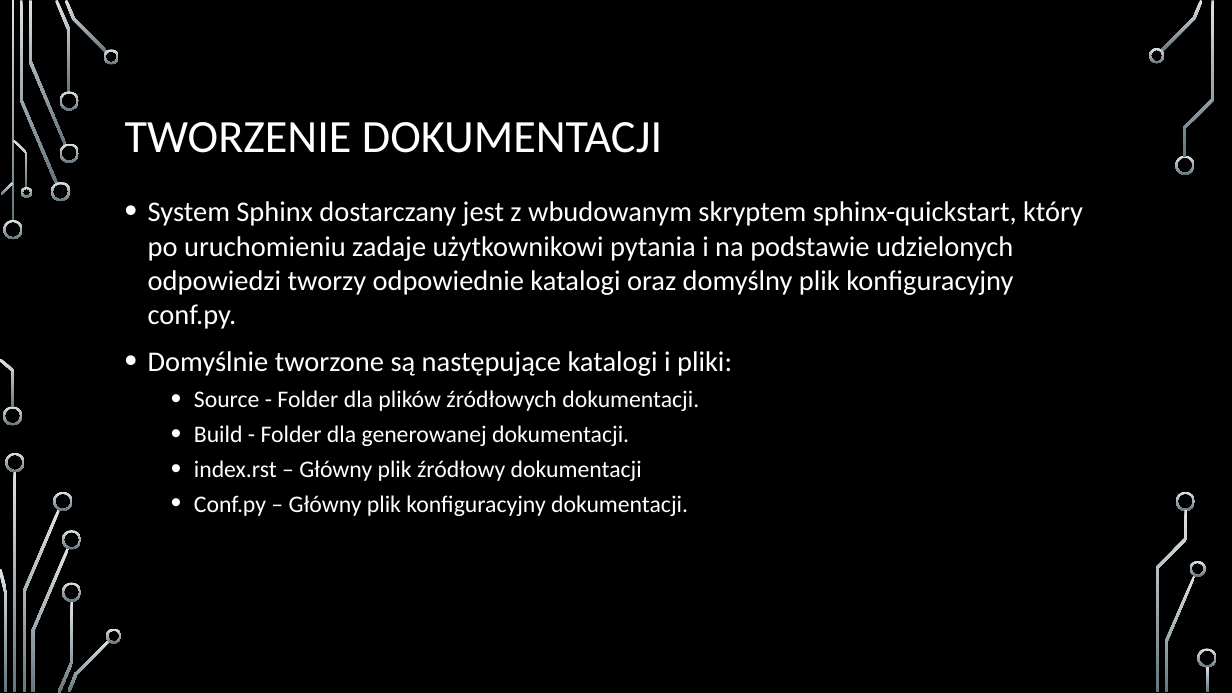
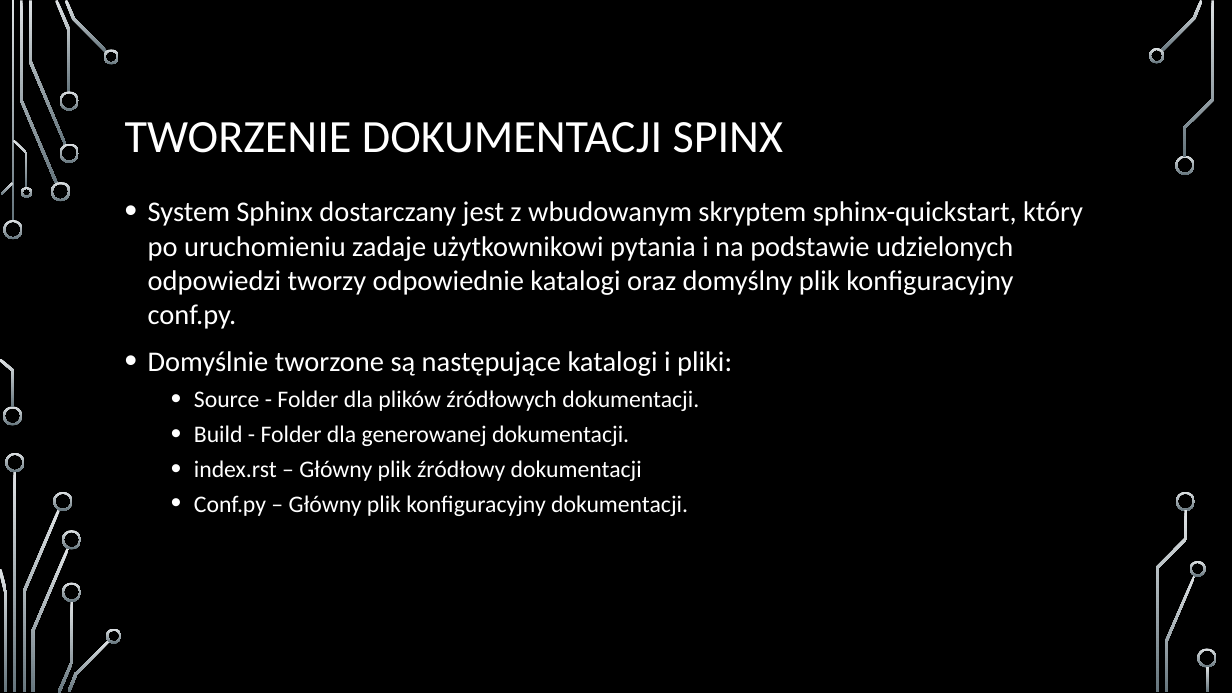
Before and after one commit to arcziko9/ZarzadzanieSystemamiInformatycznymiPOLSL, a slide deck: slide 14 of Projekt3/Adam_Kierat_Arkadiusz_Kałuża_Modul3_prezentacja.pptx. Drawn at 1232x693 pixels with LibreOffice and Linux fonts; fonts in the diff are those of the drawing; background and template pictures are left out. Boxes give left, top, right and bottom in pixels: in the first picture for what was removed or moved away, otherwise in the second. Text is boxed around its words. In the diff, an @@ line names an element or a change of style, - is before the commit and + after.

```diff
--- a/Projekt3/Adam_Kierat_Arkadiusz_Kałuża_Modul3_prezentacja.pptx
+++ b/Projekt3/Adam_Kierat_Arkadiusz_Kałuża_Modul3_prezentacja.pptx
@@ title at [125,122,783,153]: text changed @@
-TWORZENIE DOKUMENTACJI
+TWORZENIE DOKUMENTACJI SPINX
```
Also in this commit, not shown: 3 slides removed, 4 other files.
